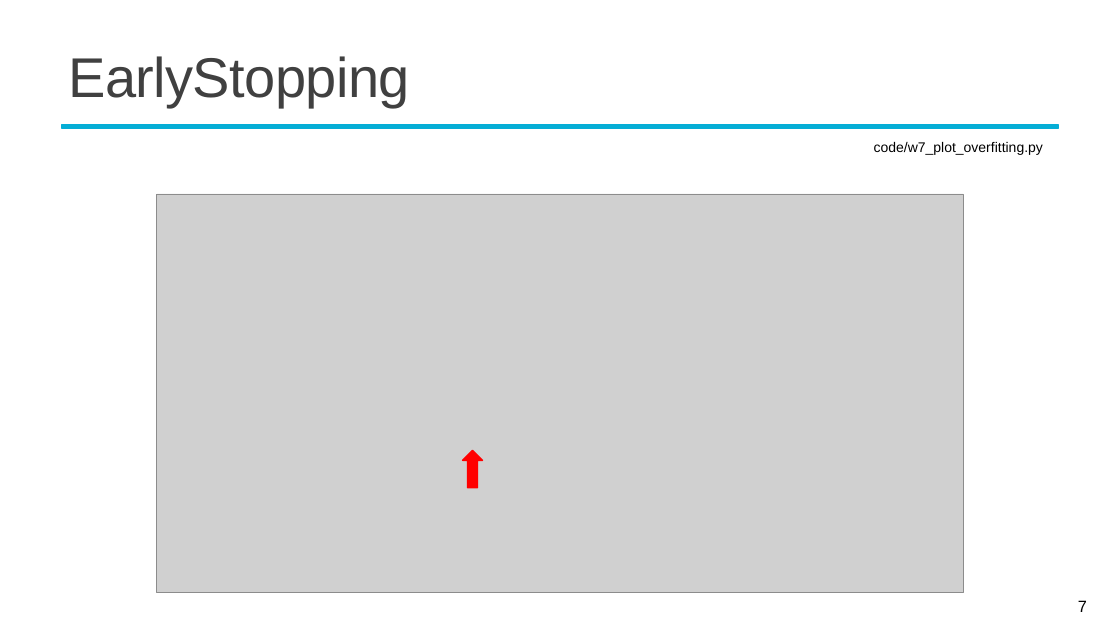
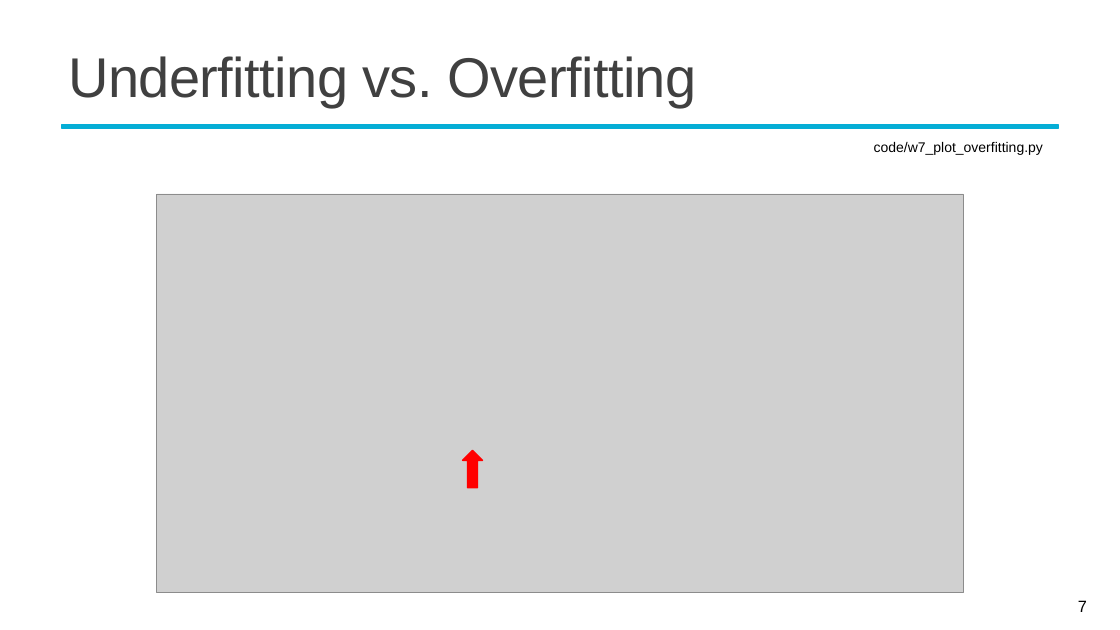
Before and after one commit to mcps5601/CGUDL_2026_fall, a slide deck: slide 7 of slides/training_tips_1021.pptx. Drawn at 1120x630 pixels with LibreOffice and Linux fonts; fonts in the diff are those of the drawing; grey boxes stand for pictures; background and template pictures are left out. Boxes give left, top, right and bottom in pixels: in the first picture for what was removed or moved away, otherwise in the second. Text is boxed around its words. In the diff, an @@ line names an element or a change of style, - is before the commit and + after.

```diff
--- a/slides/training_tips_1021.pptx
+++ b/slides/training_tips_1021.pptx
@@ title at box(68, 56, 696, 107): text changed @@
-EarlyStopping
+Underfitting vs. Overfitting
```
Also in this commit, not shown: 17 other slides changed, 1 slide added, 1 other file.
